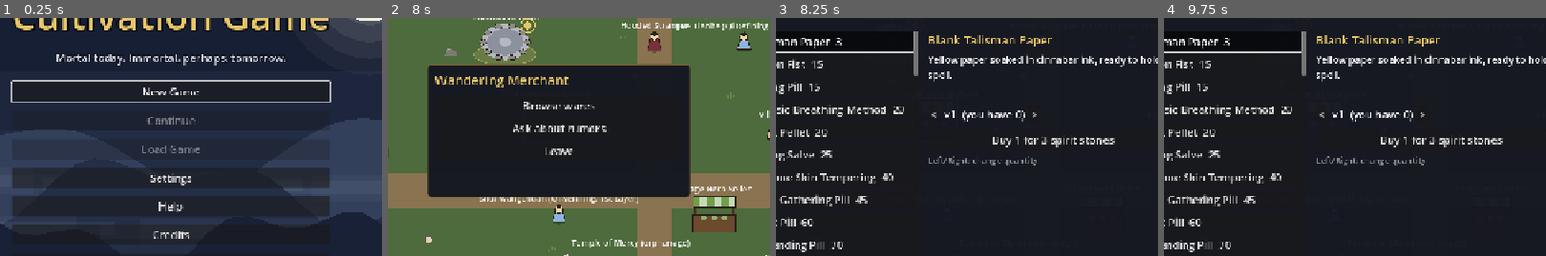
Above: before the commit, frames 1-4 (left to right).
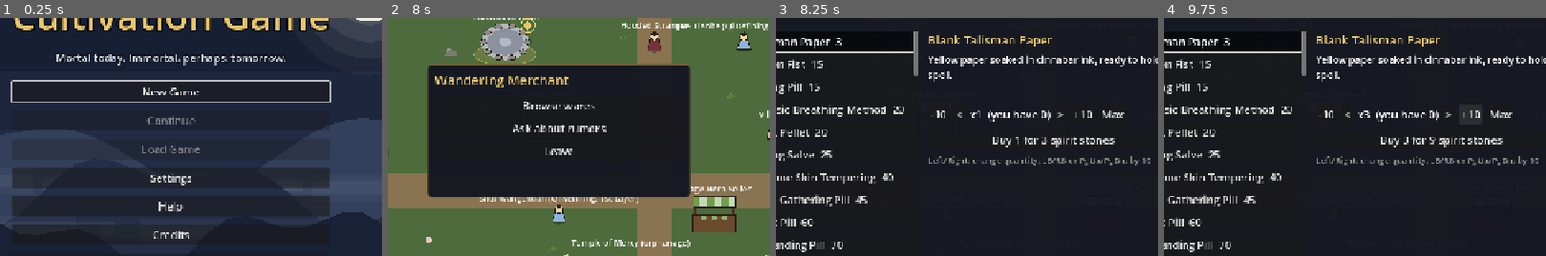
Above: after the commit, the same moments.

Repository: samridghimire/cultivation-game
Game: Godot game, scene res://src/ui/main_menu.tscn
Same seed, same stepped clock (60 frames per second), same inputs: the game is played once before the commit and once after it.
Inputs (mouse positions are % of the whole screen's width and height, from its top left):
- Up to frame 1 (0.25 s): no input
- Up to frame 2 (8 s): click "New Game" at 0.5 s; click "Begin" at 1.25 s; click "Reach for it." at 2 s; click "Protect those who cannot prot…" at 2.75 s; click "What are you?" at 3.5 s; click "Why me?" at 4.25 s; click "What are you?" at 5 s; click "..." at 5.75 s; click "Set out." at 6.5 s; tap Enter at 7.25 s; move the mouse to (72, 45) at 7.27 s; hold D (move_right) from 7.28 s (still down); hold E (interact) from 7.28 s (still down); click (72, 45) at 7.42 s
- Up to frame 3 (8.25 s): release D (move_right) at 8 s; release E (interact) at 8 s; click "Browse wares" at 8 s
- Up to frame 4 (9.75 s): click (49, 46) at 8.75 s, where only the run after the commit has a clickable "-10"; click (68, 46) at 9.5 s, where only the run after the commit has a clickable "+10"
The pictures show only the part of the screen within x 28-78%, y 26-76%; the shares and areas given below are measured in that part.

Frames 1-2 are identical in both runs. In frame 3, 1.1% of the frame differs, in the area x 40-98%, y 38-62%; in frame 4, 1.2%.

Commit message:
[WU-038] Shop quantity: Max and steps of 10
Follow-ups: none.

Co-Authored-By: Claude Sonnet 5.5 <noreply@anthropic.com>
Claude-Session: https://claude.ai/code/session_011QfEEt8FnEQX68ZWsdzSzX

Diff:
--- a/src/ui/shop_screen.gd
+++ b/src/ui/shop_screen.gd
@@ -29,6 +29,8 @@
 var _faction := ""
 var _selling := false
 var _selected := ""
+const MAX_STEP := 1000000  ## a step too big to be anything but "Max"
+
 var _quantity := 1
 
 
@@ -84,6 +86,9 @@
 	var stepper := HBoxContainer.new()
 	stepper.add_theme_constant_override("separation", 8)
 	details.add_child(stepper)
+	var less10 := UIStyle.button("-10", _step.bind(-10))
+	less10.focus_mode = Control.FOCUS_NONE
+	stepper.add_child(less10)
 	var less := UIStyle.button("<", _step.bind(-1))
 	less.focus_mode = Control.FOCUS_NONE
 	stepper.add_child(less)
@@ -92,11 +97,17 @@
 	var more := UIStyle.button(">", _step.bind(1))
 	more.focus_mode = Control.FOCUS_NONE
 	stepper.add_child(more)
+	var more10 := UIStyle.button("+10", _step.bind(10))
+	more10.focus_mode = Control.FOCUS_NONE
+	stepper.add_child(more10)
+	var most_button := UIStyle.button("Max", _step.bind(MAX_STEP))
+	most_button.focus_mode = Control.FOCUS_NONE
+	stepper.add_child(most_button)
 	_trade_button = UIStyle.button("", _trade)
 	_trade_button.name = "Trade"
 	_trade_button.gui_input.connect(_on_item_input)
 	details.add_child(_trade_button)
-	details.add_child(UIStyle.label("Left/Right: change quantity", 14, Color(0.6, 0.6, 0.6)))
+	details.add_child(UIStyle.label("Left/Right: change quantity. LB/RB or PgUp/PgDn: by 10", 14, Color(0.6, 0.6, 0.6)))
 
 	_close_button = UIStyle.button("Close", close)
 	box.add_child(_close_button)
@@ -237,6 +248,23 @@
 	elif event.is_action_pressed("ui_right"):
 		_step(1)
 		accept_event()
+	elif _is_ten_step(event, false):
+		_step(-10)
+		accept_event()
+	elif _is_ten_step(event, true):
+		_step(10)
+		accept_event()
+
+
+## LB/RB (gamepad) or PageUp/PageDown step the quantity by 10.
+func _is_ten_step(event: InputEvent, up: bool) -> bool:
+	if not event.is_pressed() or event.is_echo():
+		return false
+	if event is InputEventJoypadButton:
+		return (event as InputEventJoypadButton).button_index == (JOY_BUTTON_RIGHT_SHOULDER if up else JOY_BUTTON_LEFT_SHOULDER)
+	if event is InputEventKey:
+		return (event as InputEventKey).keycode == (KEY_PAGEDOWN if up else KEY_PAGEUP)
+	return false
 
 
 func _step(delta: int) -> void:
--- a/tests/unit/test_shop_screen.gd
+++ b/tests/unit/test_shop_screen.gd
@@ -115,3 +115,35 @@
 	assert_true(String(options[0]["label"]).contains("righteous"), options[0]["label"])
 	merchant.free()
 	gs.end_session()
+
+
+func test_quantity_max_and_ten_steps() -> void:
+	var root := (Engine.get_main_loop() as SceneTree).root
+	var gs := root.get_node("GameState")
+	var c := new_character()
+	c.inventory = {"spirit_stone": 100, "spirit_herb": 25}
+	gs.start_session(c)
+	var screen := ShopScreen.new()
+	root.add_child(screen)
+	screen.open("Herb Stall", 0, ["herb"])
+	screen._set_tab(true)
+	screen._select("spirit_herb")
+	screen._step(ShopScreen.MAX_STEP)
+	assert_eq(screen._quantity, 25, "Max on sell = held count")
+	screen._step(-10)
+	assert_eq(screen._quantity, 15)
+	screen._step(-100)
+	assert_eq(screen._quantity, 1, "clamps to 1")
+	screen._step(10)
+	assert_eq(screen._quantity, 11)
+	screen._set_tab(false)
+	screen._select("spirit_herb")
+	screen._step(ShopScreen.MAX_STEP)
+	assert_eq(screen._quantity, ShopScreen.max_quantity(gs.player, gs.data, "spirit_herb", false), "Max on buy is capped by stones")
+	var key := InputEventKey.new()
+	key.pressed = true
+	key.keycode = KEY_PAGEUP
+	assert_true(screen._is_ten_step(key, false))
+	screen.close()
+	screen.free()
+	gs.end_session()
